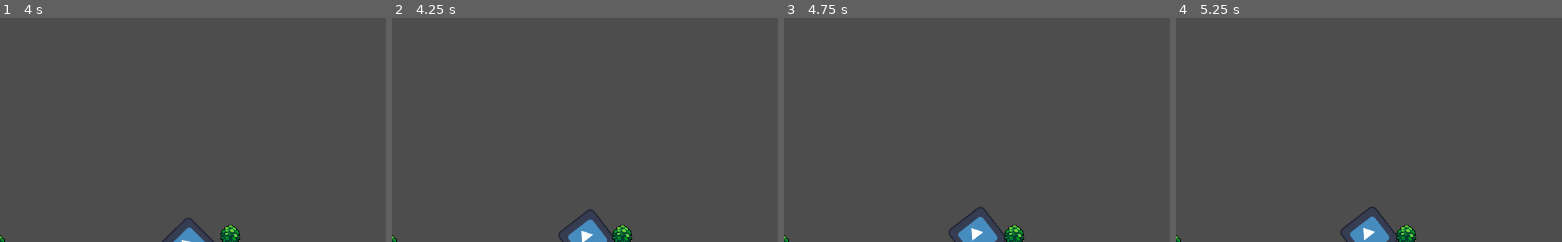
Above: before the commit, frames 1-4 (left to right).
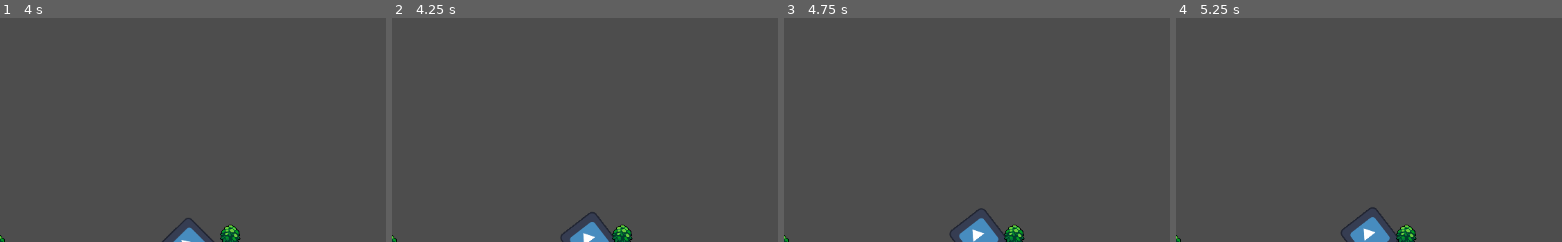
Above: after the commit, the same moments.

Repository: OscarPindaro/Cellomaton
Game: Godot game, scene res://scenes/main.tscn
Two runs of this game, one before a commit and one after it. Both use one fixed random seed, a clock stepped at 60 frames per second and the inputs below. The project has no main scene, so this scene is started directly. The engine's default icon, where the game draws it, is replaced by a stand-in: a white triangle on a blue panel in a dark square.
Inputs (mouse positions are % of the whole screen's width and height, from its top left):
- Up to frame 1 (4 s): move the mouse to (74, 45) at 0.52 s; move the mouse to (31, 55) at 1.27 s; move the mouse to (62, 28) at 2.02 s; move the mouse to (47, 70) at 2.77 s; move the mouse to (83, 65) at 3.52 s
- Up to frame 2 (4.25 s): no input
- Up to frame 3 (4.75 s): move the mouse to (21, 35) at 4.27 s
- Up to frame 4 (5.25 s): tap Enter at 5 s; move the mouse to (57, 50) at 5.02 s
The pictures show only the part of the screen within x 19-69%, y 50-100%; the shares and areas given below are measured in that part.

Frame 1 is identical in both runs. In frame 2, 0.4% of the frame differs, in the area x 43-57%, y 85-100%; in frame 3, 0.3%; in frame 4, 0.1%.

Commit message:
also this movement was changed

Diff:
--- a/scenes/Movement/follow_movement.gd
+++ b/scenes/Movement/follow_movement.gd
@@ -7,9 +7,6 @@
 func _ready():
 	super._ready()
 
-func _process(_delta):
-	move(_delta, body)
-
 func move(_delta, body_to_move: CharacterBody2D):
 	if target != null:
 		var direction : Vector2 = (target.global_position - body_to_move.position).normalized()
